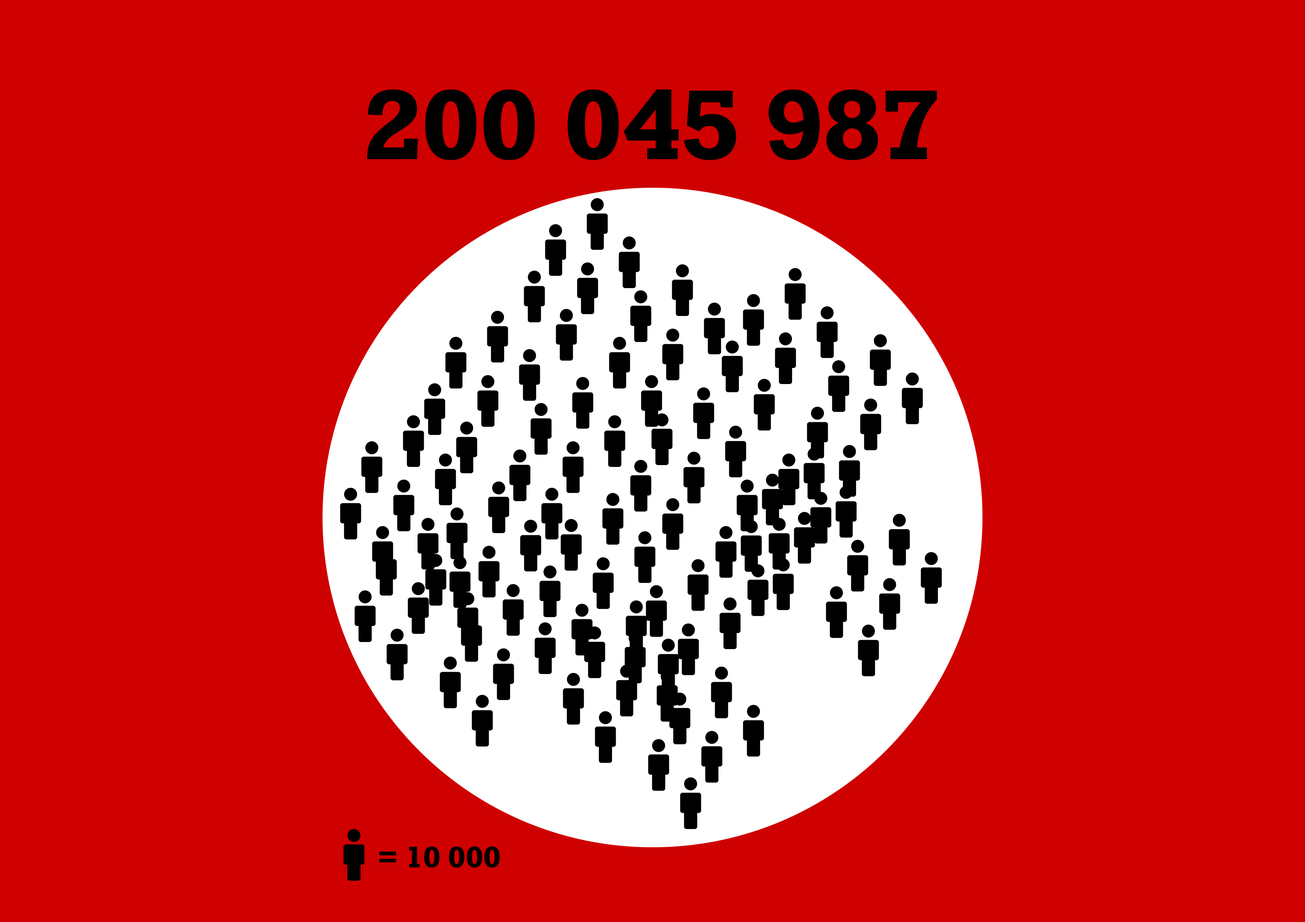
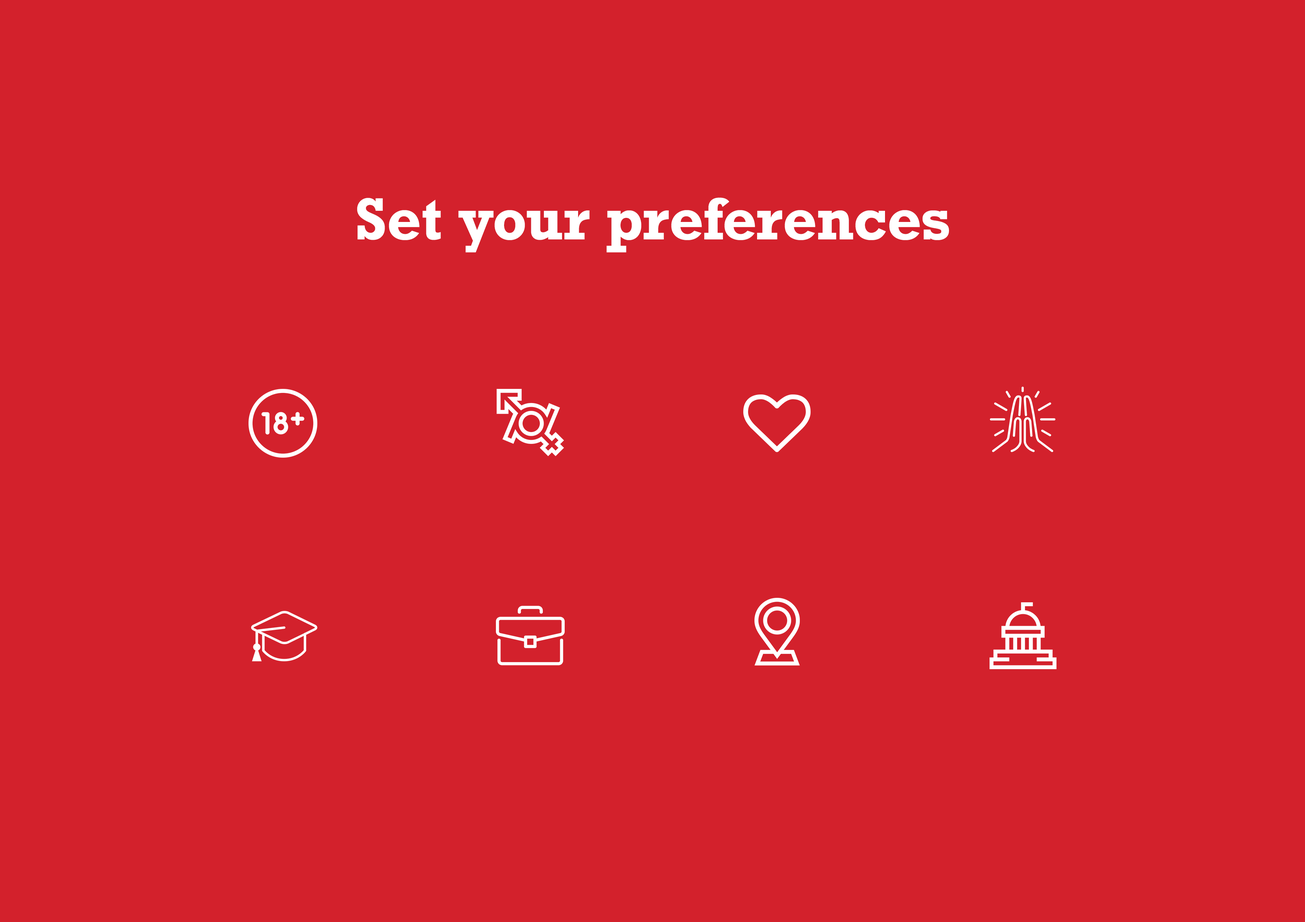
Layered file, before and after one edit (1305x922). Changes by layer:
hid group "Singles" (114 layers) over [322, 89, 983, 882]
painted on "200 045 987" over [366, 89, 937, 161]
painted on "= 10 000" over [378, 846, 500, 869]
added group "Preference" with 10 layers above "Acknowledgements" over [248, 197, 1057, 670]
added layer "Set your preferences" in group "Preference" over [357, 197, 949, 253]
added group "Icons" with 8 layers in group "Preference" over [248, 386, 1057, 670]
added layer "age" in group "Icons" over [248, 389, 318, 458]
added layer "gender" in group "Icons" over [496, 389, 564, 457]
added layer "sexuality" in group "Icons" over [743, 394, 811, 453]
added layer "religion" in group "Icons" over [989, 386, 1056, 453]
added layer "education" in group "Icons" over [251, 611, 318, 662]
added layer "occupation" in group "Icons" over [495, 605, 565, 666]
added layer "location" in group "Icons" over [754, 598, 800, 666]
moved "politics" into group "Icons", painted on it over [74, 602, 1057, 845]
painted on "Background" over [0, 0, 1305, 922]
